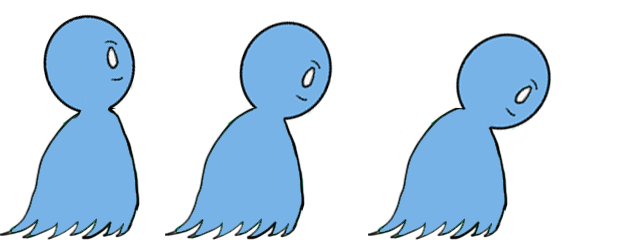
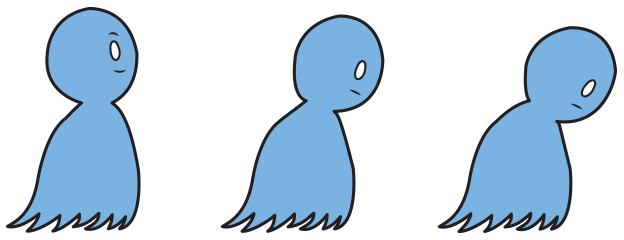
Revision of a layered 624px x 240px image; what changed, layer by layer:
removed group "Group 7" (7 layers) over [0, 7, 617, 240]
renamed "Ellipse 1" to "Layer 9", showed it, moved it out of group "Group 7", painted on it over [6, 7, 617, 240]
removed layer "Layer 8" from group "Group 7" over [331, 32, 552, 240]
removed layer "Layer 6" from group "Group 7" over [165, 20, 333, 240]
removed layer "Layer 3" from group "Group 7" over [0, 12, 141, 240]
